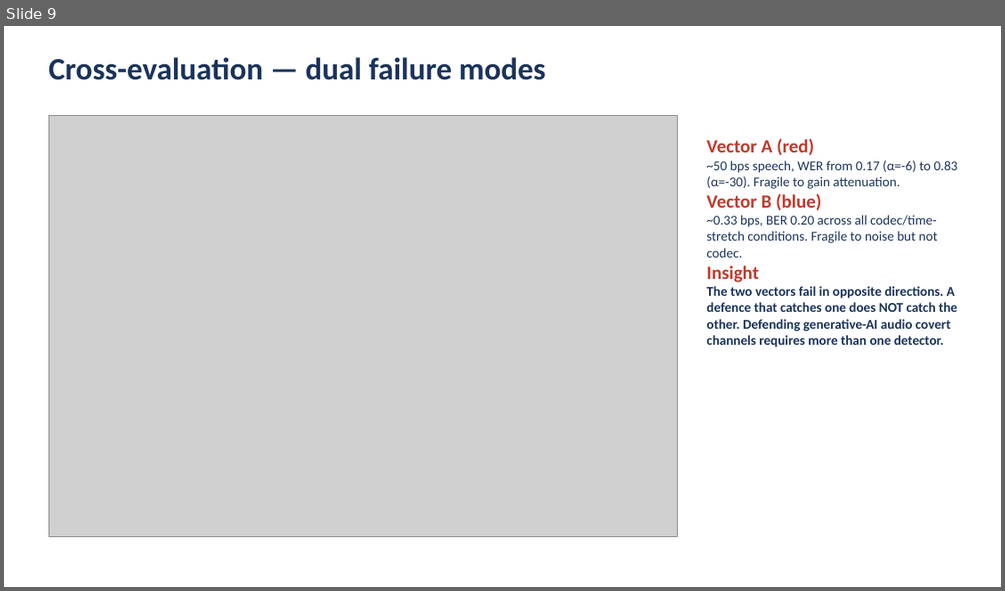
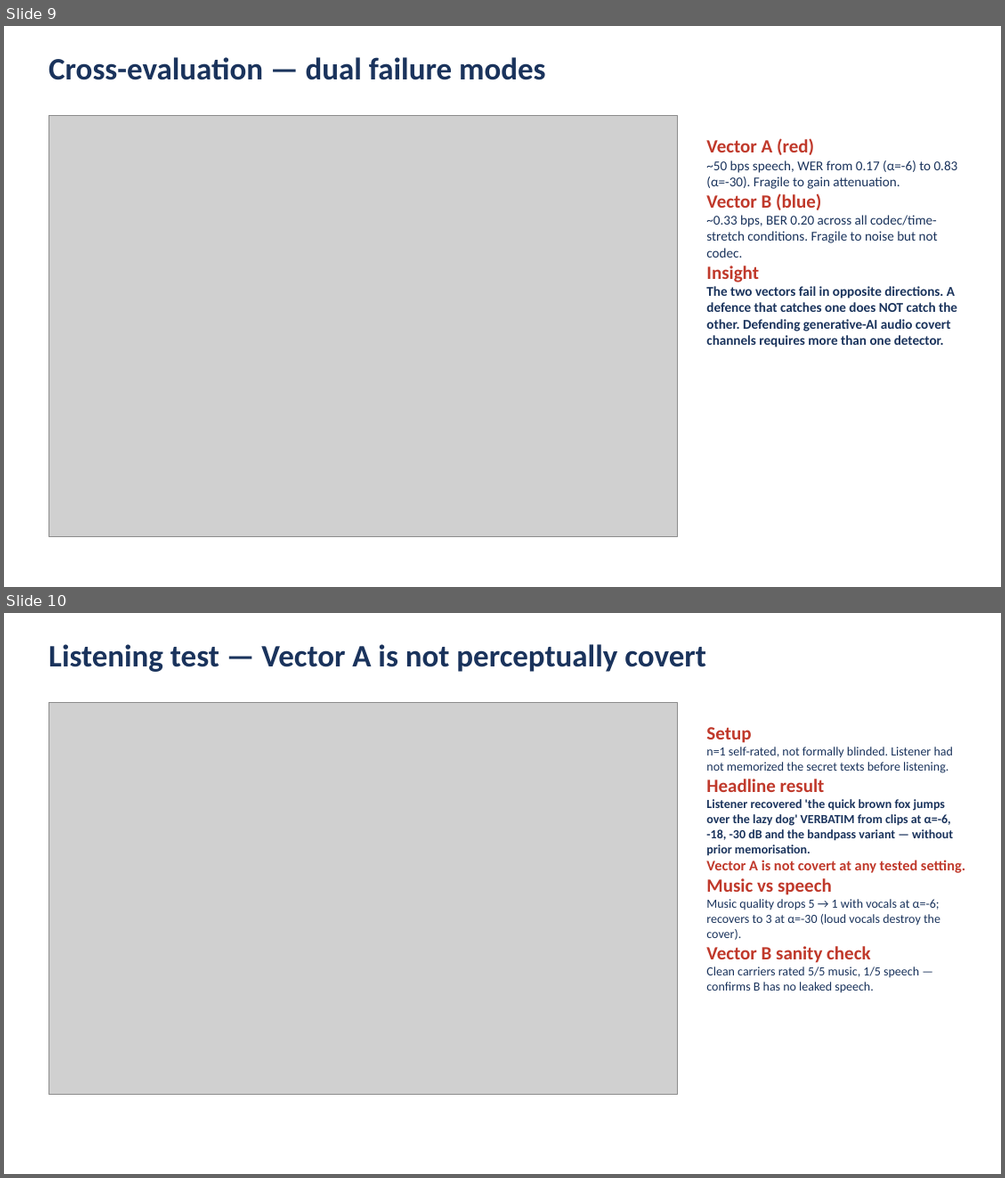
Before and after one commit to muralikrish9/CS5542, a slide deck: QuizChallenge2/slides/QuizChallenge2.pptx. Shown one above the other, each under a label of ours: slide 9 before the commit, slides 9 and 10 after it. The pictures are 1005x591 and 1005x1178 pixels, drawn with LibreOffice and Linux fonts; fonts in the diff are those of the drawing; grey boxes stand for pictures. Boxes give left, top, right and bottom in pixels: in the first picture for what was removed or moved away, otherwise in the second. Text is boxed around its words. In the diff, an @@ line names an element or a change of style, - is before the commit and + after.

```diff
--- a/QuizChallenge2/slides/QuizChallenge2.pptx
+++ b/QuizChallenge2/slides/QuizChallenge2.pptx
@@ slide 10 added at [4,613,1001,1174], background #FFFFFF @@
@@ text added at [48,644,706,672], 30 pt, text #1A335C, bold @@
+Listening test — Vector A is not perceptually covert
@@ picture added at [48,703,677,1094] @@
@@ text added at [706,727,965,993], 12 pt, text #1A335C @@
+Setup
+n=1 self-rated, not formally blinded. Listener had not memorized the secret texts before listening.
+Headline result
+Listener recovered 'the quick brown fox jumps over the lazy dog' VERBATIM from clips at α=-6, -18, -30 dB and the bandpass variant — without prior memorisation.
+Vector A is not covert at any tested setting.
+Music vs speech
+Music quality drops 5 → 1 with vocals at α=-6; recovers to 3 at α=-30 (loud vocals destroy the cover).
+Vector B sanity check
+Clean carriers rated 5/5 music, 1/5 speech — confirms B has no leaked speech.
```
Also in this commit, not shown: 1 slide changed, 5 other files.
